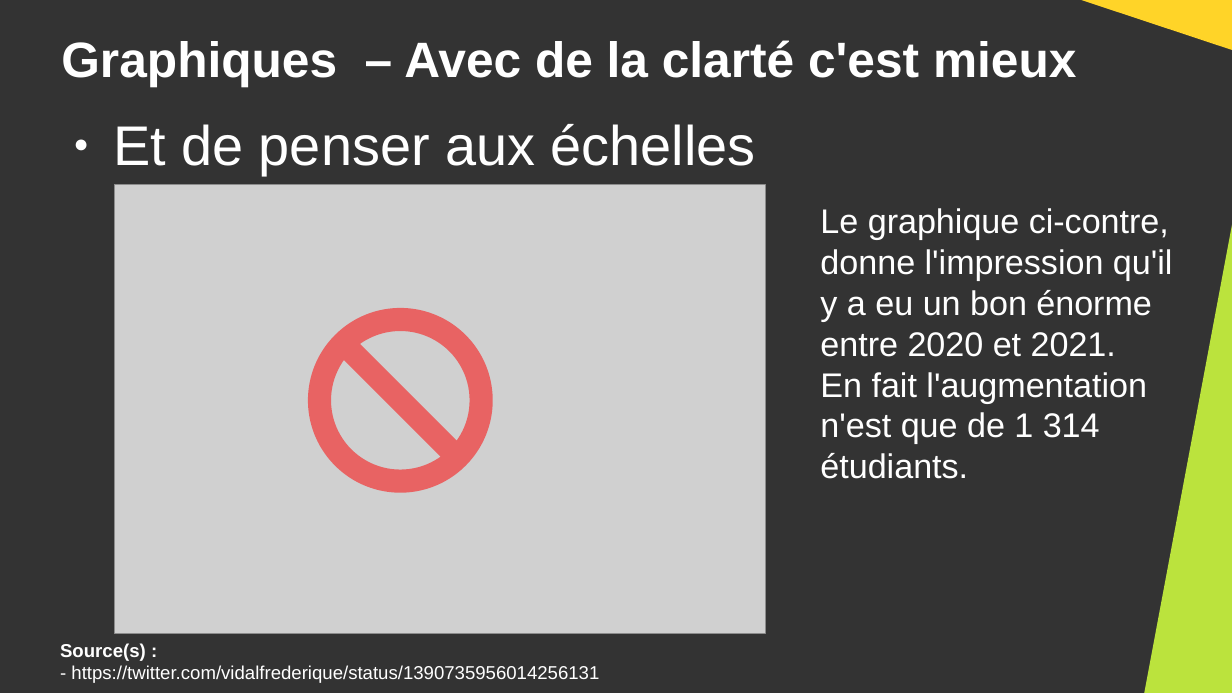
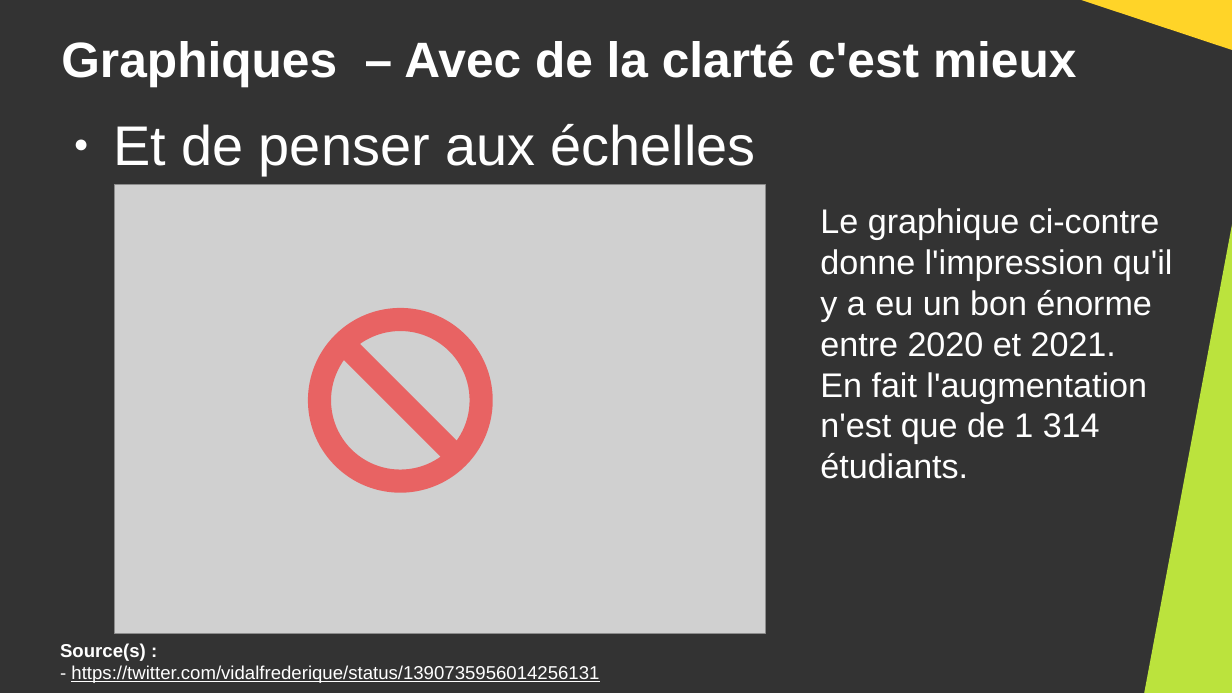
Before and after one commit to DanYellow/cours, a slide deck: slide 29 of big-data-s4/travaux-pratiques/numero-7/presentation.odp (slide 28 before the commit). Drawn at 1232x693 pixels with LibreOffice and Linux fonts; fonts in the diff are those of the drawing; grey boxes stand for pictures. Boxes give left, top, right and bottom in pixels: in the first picture for what was removed or moved away, otherwise in the second. Text is boxed around its words. In the diff, an @@ line names an element or a change of style, - is before the commit and + after.

```diff
--- a/big-data-s4/travaux-pratiques/numero-7/presentation.odp
+++ b/big-data-s4/travaux-pratiques/numero-7/presentation.odp
@@ text at <box>820,208,1173,357</box>: text changed @@
-Le graphique ci-contre, donne l'impression qu'il y a eu un bon énorme entre 2020 et 2021.
+Le graphique ci-contre donne l'impression qu'il y a eu un bon énorme entre 2020 et 2021.
@@ text at <box>71,665,599,683</box>: underline on in "https://twitter.com/vidalfrederique/status/13907359560142561 ..." @@
```
Also in this commit, not shown: 6 other slides changed, 1 slide added, 8 other files.
